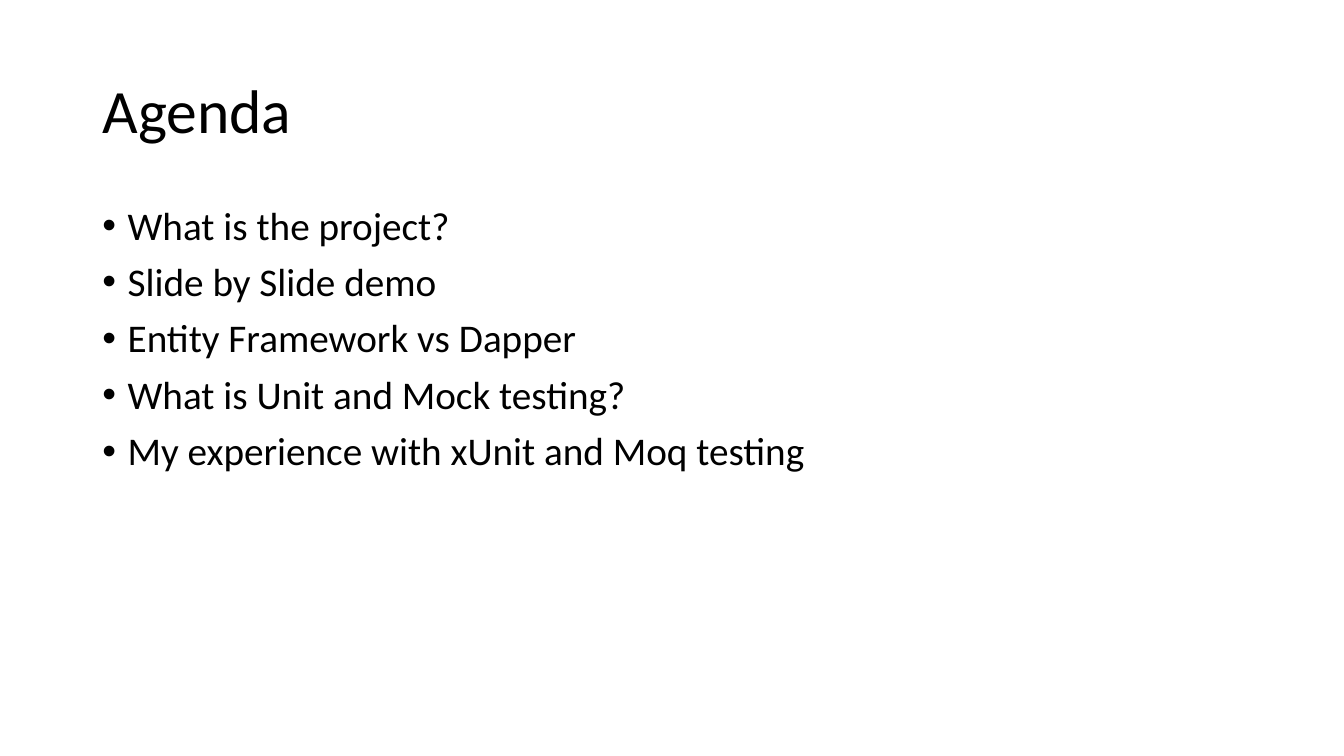
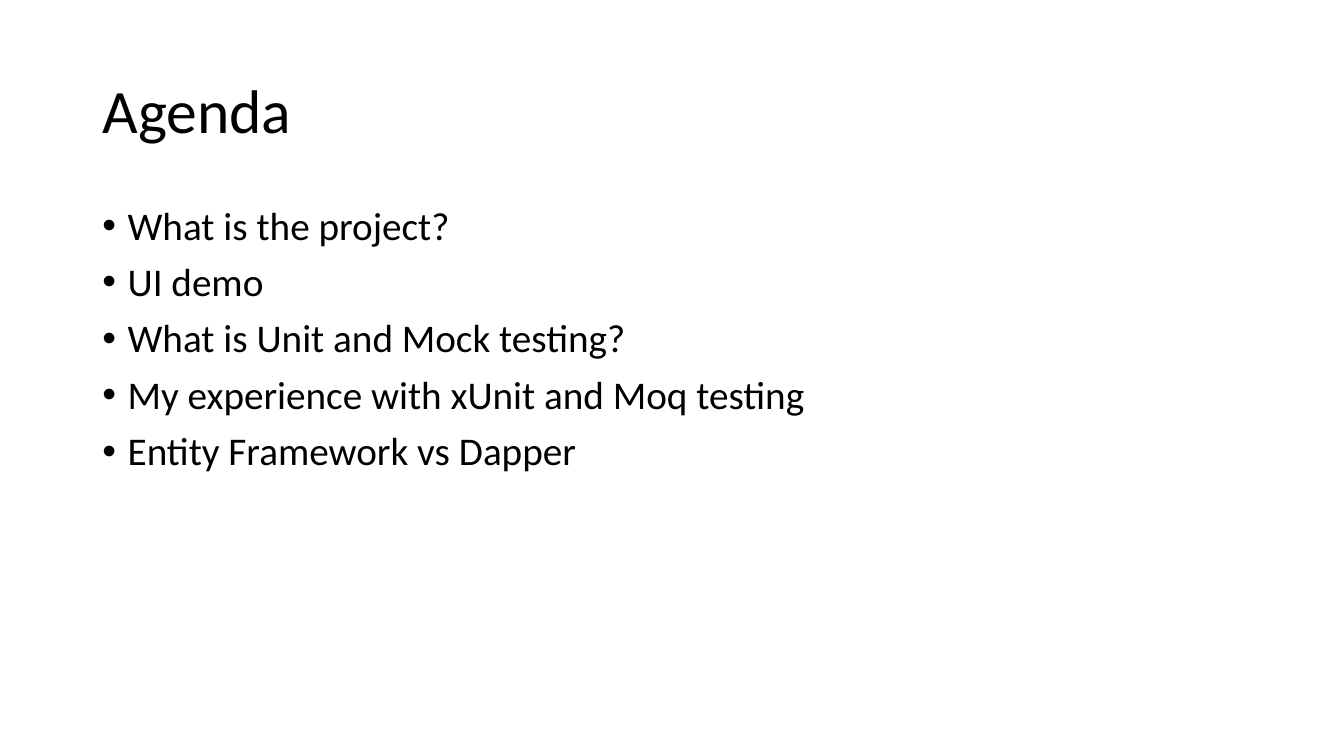
Before and after one commit to NickDotCore/dapper-crud-tutorial, a slide deck: slide 2 of PersonCRUD using C#, xUnit and Dapper.pptx. Drawn at 1344x756 pixels with LibreOffice and Linux fonts; fonts in the diff are those of the drawing. Boxes give left, top, right and bottom in pixels: in the first picture for what was removed or moved away, otherwise in the second. Text is boxed around its words. In the diff, an @@ line names an element or a change of style, - is before the commit and + after.

```diff
--- a/PersonCRUD using C#, xUnit and Dapper.pptx
+++ b/PersonCRUD using C#, xUnit and Dapper.pptx
@@ text at [128, 268, 263, 297]: text changed @@
-• Slide by Slide demo
-• Entity Framework vs Dapper
+• UI demo
@@ text at [128, 437, 576, 472]: paragraph added @@
+• Entity Framework vs Dapper
```
Also in this commit, not shown: 1 other slide changed, 8 slides added, 5 slides removed.
